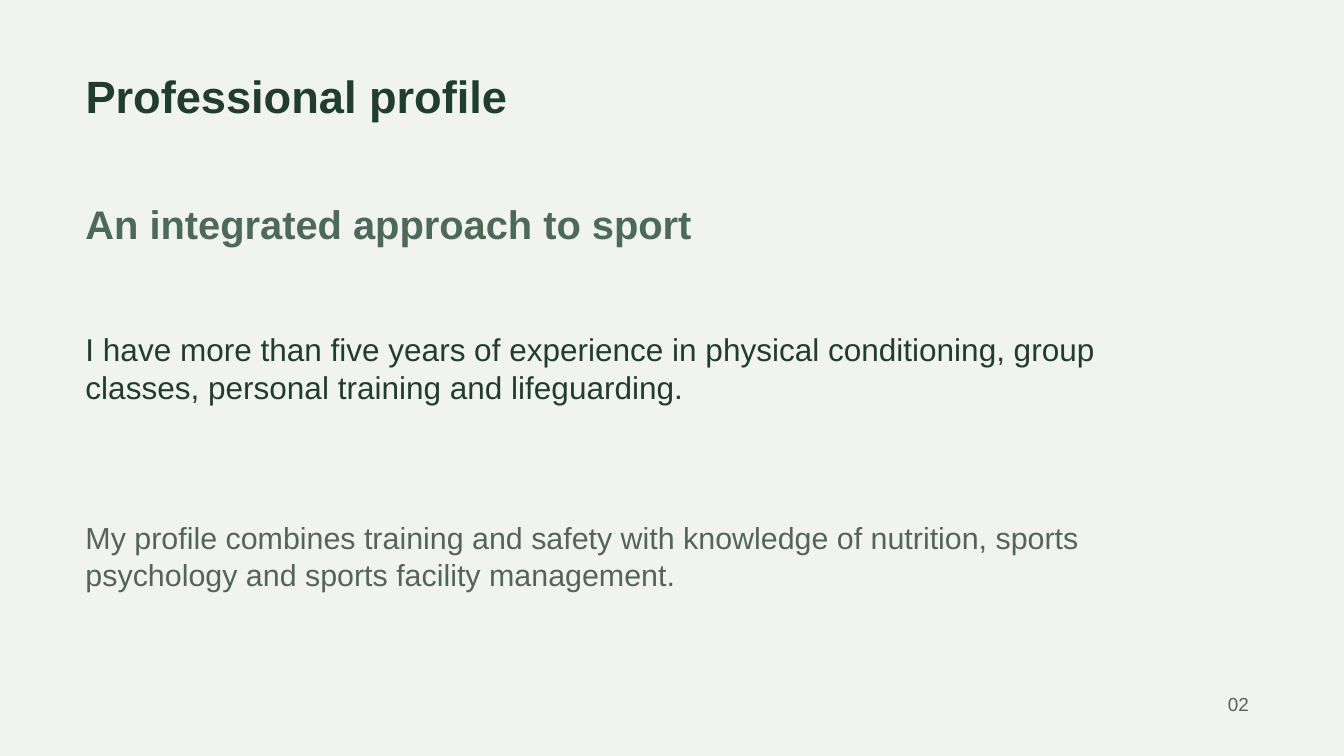
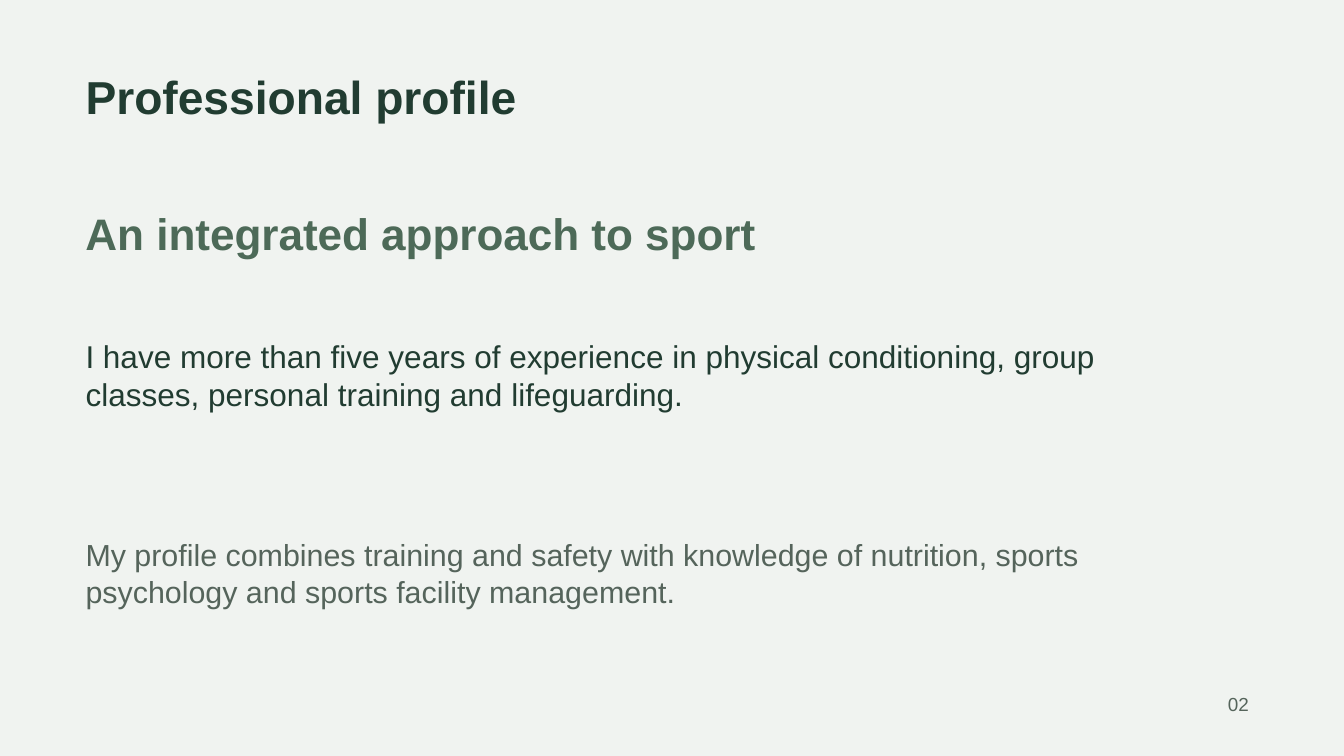
Before and after one commit to Raymonchu48/human-systems-performance, a slide deck: slide 2 of en/assets/Perfil_Deportivo_Ramon_Curbalan_Vega.pptx. Drawn at 1344x756 pixels with LibreOffice and Linux fonts; fonts in the diff are those of the drawing. Boxes give left, top, right and bottom in pixels: in the first picture for what was removed or moved away, otherwise in the second. Text is boxed around its words. In the diff, an @@ line names an element or a change of style, - is before the commit and + after.

Commit message:
Restore original Spanish document and deck designs in the English edition
Preserve original artwork, page geometry, colours and typography; translate text in place. Restore contact artwork and FARMAGEND branding, and refresh document viewer URLs.

```diff
--- a/en/assets/Perfil_Deportivo_Ramon_Curbalan_Vega.pptx
+++ b/en/assets/Perfil_Deportivo_Ramon_Curbalan_Vega.pptx
@@ text "Professional profile" at (86, 80, 516, 123): size 32.2 to 33 pt @@
@@ text "An integrated approach to sport": place and size @@
-text "An integrated approach to sport" at (85, 210, 692, 247)
+text "An integrated approach to sport" at (85, 218, 755, 259)
@@ text "An integrated approach to sport" at (85, 218, 755, 259): size 28.5 to 31.5 pt @@
@@ text "I have more than five ...": place and size @@
-text "I have more than five ..." at (85, 338, 1095, 405)
+text "I have more than five ..." at (86, 345, 1095, 412)
@@ text "My profile combines training and ...": place and size @@
-text "My profile combines training and ..." at (85, 527, 1079, 592)
+text "My profile combines training and ..." at (86, 544, 1079, 609)
```
Also in this commit, not shown: 5 other slides changed, 32 other files.
